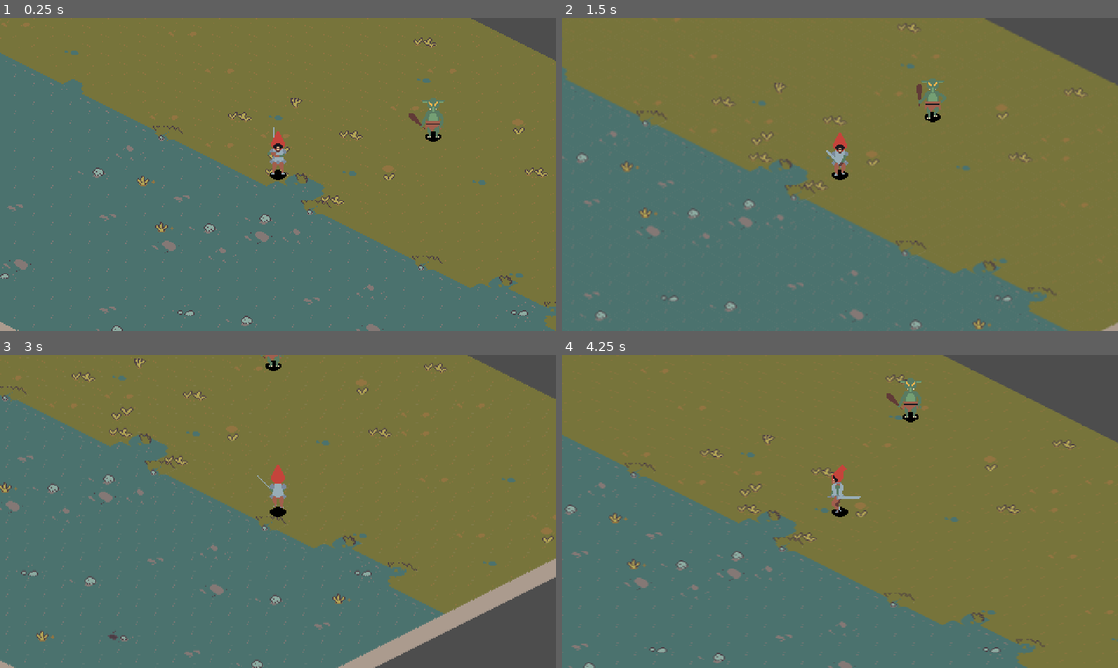
Above: before the commit, frames 1-4 (two rows, left to right).
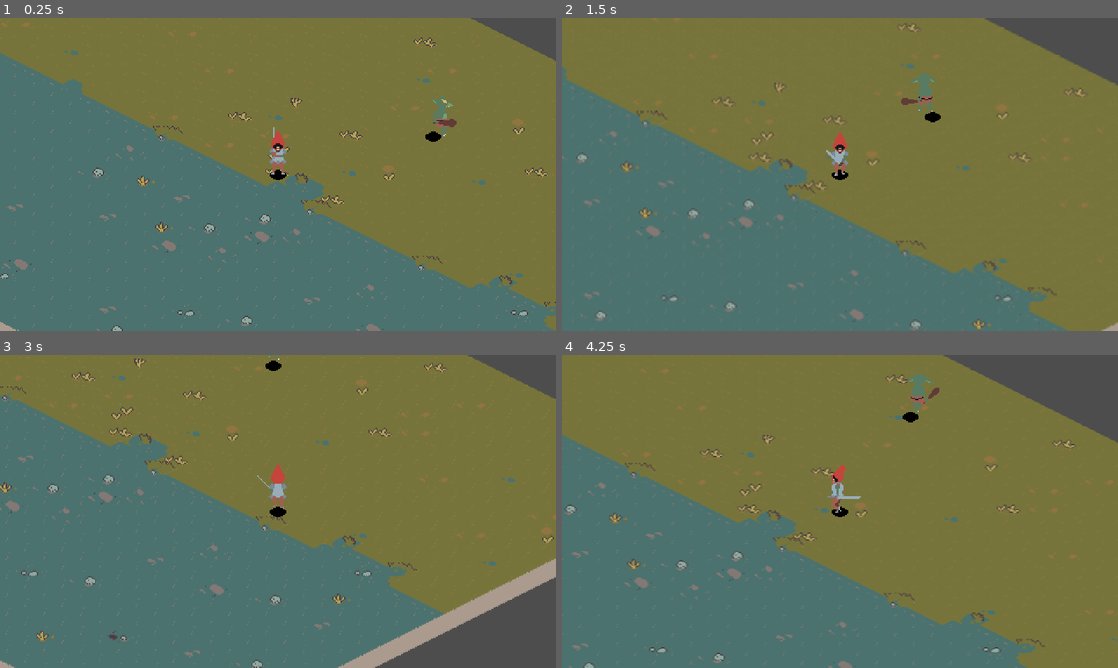
Above: after the commit, the same moments.

Repository: BadDimensions/shining-iso
Game: Godot game, scene res://main_game_scene.tscn
Same seed, same stepped clock (60 frames per second), same inputs: the game is played once before the commit and once after it.
Inputs:
- Up to frame 1 (0.25 s): no input
- Up to frame 2 (1.5 s): hold Right (right) 0.53-1.28 s; hold Z (attack) 0.53-1.28 s; hold Down (down) from 1.28 s (still down); tap Z (attack) at 1.35 s
- Up to frame 3 (3 s): release Down (down) at 2.03 s; hold Right (right) 2.03-2.78 s; hold Z (attack) 2.03-2.78 s; hold Up (up) from 2.78 s (still down); tap Z (attack) at 2.85 s
- Up to frame 4 (4.25 s): release Up (up) at 3.53 s; hold Left (left) from 3.53 s (still down); hold Z (attack) from 3.53 s (still down)

The runs differ from the first frame. In frame 1, 0.5% of the frame differs, in the area x 73-83%, y 25-39%; in frame 2, 0.5%; in frame 3, less than 0.1%; in frame 4, 0.5%, in the area x 58-68%, y 6-20%.

Commit message:
enemy sprite changes depending on direction

Diff:
--- a/enemies/gorblin.gd
+++ b/enemies/gorblin.gd
@@ -18,10 +18,13 @@
 @export var hp : int = 3
 
 var cardinal_direction : Vector2 = Vector2.DOWN
-var direction : Vector2 = Vector2.ZERO
 var last_direction: Vector2 = Vector2.DOWN
 var player : Player
 var invulnerable : bool = false
+var direction : Vector2 = Vector2.ZERO:
+	set(new_direction):
+		direction = new_direction
+		UpdateFacing(new_direction)
 
 @onready var animation_player: AnimationPlayer = $AnimationPlayer
 @onready var sprite_2d: Sprite2D = $Sprite2D
@@ -38,37 +41,39 @@
 
 
 
-func _physics_process(delta):
+func _physics_process(_delta):
 	move_and_slide()
-	SetDirection()
 
 
-func SetDirection() -> void:
-	if direction.length() > 0.1:
-		last_direction = direction
+func UpdateFacing(new_direction: Vector2) -> void:
+	if new_direction.length() < 0.1:
 		return
 
-
-	var anim_dir = AnimDirection()
+	last_direction = new_direction
 
 	# Flip only for side animation
-	if direction.x != 0:
-		sprite_2d.scale.x = -1 if direction.x < 0 else 1
+	if new_direction.x != 0:
+		sprite_2d.scale.x = -1 if new_direction.x < 0 else 1
 	else:
 		sprite_2d.scale.x = 1
-	# Update cardinal direction (if you still need it)
-	if abs(direction.x) > abs(direction.y):
-		cardinal_direction = Vector2.RIGHT if direction.x > 0 else Vector2.LEFT
+
+	# Calculate the new cardinal direction
+	var new_cardinal : Vector2
+	if abs(new_direction.x) > abs(new_direction.y):
+		new_cardinal = Vector2.RIGHT if new_direction.x > 0 else Vector2.LEFT
 	else:
-		cardinal_direction = Vector2.DOWN if direction.y > 0 else Vector2.UP
+		new_cardinal = Vector2.DOWN if new_direction.y > 0 else Vector2.UP
 
-	direction_changed.emit(cardinal_direction)
+	# 2. Only update and emit the signal if direction is changed
+	if new_cardinal != cardinal_direction:
+		cardinal_direction = new_cardinal
+		direction_changed.emit(cardinal_direction)
+
 
 func UpdateAnimation(state : String) -> void:
-	animation_player.play( state + "_" + AnimDirection())
+	animation_player.play( state + "_" + AnimDirection(direction))
 
-func AnimDirection() -> String:
-	var dir = direction
+func AnimDirection(dir: Vector2) -> String:
 	if dir.length() < 0.1:
 		dir = last_direction
 
--- a/enemies/states/Enemy_State_Stun.gd
+++ b/enemies/states/Enemy_State_Stun.gd
@@ -19,7 +19,7 @@
 	enemy.invulnerable = true
 	animation_finished = false
 	direction = enemy.global_position.direction_to(enemy.player.global_position)
-	enemy.SetDirection()
+	enemy.direction = direction
 	enemy.velocity = direction * -knockback_speed
 	enemy.UpdateAnimation(anim_name)
 	enemy.animation_player.animation_finished.connect(on_animation_finished)
--- a/enemies/states/Enemy_State_Wander.gd
+++ b/enemies/states/Enemy_State_Wander.gd
@@ -21,7 +21,7 @@
 func Enter() -> void:
 	timer = randi_range(state_cycles_min, state_cycles_max) * state_animation_duration
 	direction = enemy.DIR_8.pick_random().normalized()
-	enemy.SetDirection()
+	enemy.direction = direction
 	enemy.velocity = direction * wander_speed
 	enemy.UpdateAnimation(anim_name)
 	pass
@@ -37,6 +37,6 @@
 
 func Physics(delta: float) -> EnemyState:
 	enemy.velocity = direction * wander_speed
-	enemy.SetDirection()
+	enemy.direction = direction
 	enemy.UpdateAnimation(anim_name)
 	return null
--- a/player/kurt.gd
+++ b/player/kurt.gd
@@ -2,7 +2,11 @@
 
 var cardinal_direction : Vector2 = Vector2.DOWN
 
-var direction : Vector2 = Vector2.ZERO
+var direction : Vector2 = Vector2.ZERO:
+	set(new_direction):
+		direction = new_direction
+		UpdateFacing(new_direction)
+
 var last_direction: Vector2 = Vector2.DOWN
 @onready var animation_player: AnimationPlayer = $AnimationPlayer
 @onready var state_machine: PlayerStateMachine = $StateMachine
@@ -17,41 +21,35 @@
 
 func _process(delta: float) -> void:
 	direction = Input.get_vector("left", "right", "up", "down").normalized()
-	if direction.length() >= 0.1:
-		last_direction = direction
-	SetDirection()
-	pass
 
 func _physics_process(delta : float) -> void:
 	if state_machine.current_state:
 		state_machine.ChangeState(state_machine.current_state.Physics(delta))
 	move_and_slide()
 
-func SetDirection() -> void:
-	if direction.length() < 0.1:
-		last_direction = direction
+func UpdateFacing(new_direction: Vector2) -> void:
+	if new_direction.length() < 0.1:
 		return
 
-	var anim_dir = AnimDirection()
+	last_direction = new_direction
 
 	# Flip only for side animation
-	if direction.x != 0:
-		sprite_2d.scale.x = -1 if direction.x < 0 else 1
+	if new_direction.x != 0:
+		sprite_2d.scale.x = -1 if new_direction.x < 0 else 1
 	else:
 		sprite_2d.scale.x = 1
 	# Update cardinal direction (if you still need it)
-	if abs(direction.x) > abs(direction.y):
-		cardinal_direction = Vector2.RIGHT if direction.x > 0 else Vector2.LEFT
+	if abs(new_direction.x) > abs(new_direction.y):
+		cardinal_direction = Vector2.RIGHT if new_direction.x > 0 else Vector2.LEFT
 	else:
-		cardinal_direction = Vector2.DOWN if direction.y > 0 else Vector2.UP
+		cardinal_direction = Vector2.DOWN if new_direction.y > 0 else Vector2.UP
 
 	DirectionChanged.emit(cardinal_direction)
 
 func UpdateAnimation(state: String) -> void:
-	animation_player.play(state + "_" + AnimDirection())
+	animation_player.play(state + "_" + AnimDirection(direction))
 
-func AnimDirection() -> String:
-	var dir = direction
+func AnimDirection(dir: Vector2) -> String:
 	if dir.length() < 0.1:
 		dir = last_direction
 
--- a/player/state_walk.gd
+++ b/player/state_walk.gd
@@ -15,8 +15,6 @@
 	if player.direction.length() < 0.1:
 		return state_idle
 
-
-	player.SetDirection()
 	player.UpdateAnimation("kurt_walk")
 	return null
 
@@ -25,7 +23,6 @@
 		player.velocity = player.direction * move_speed
 	else:
 		player.velocity = Vector2.ZERO
-	#player.SetDirection()
 	player.move_and_slide()
 	return null
 
